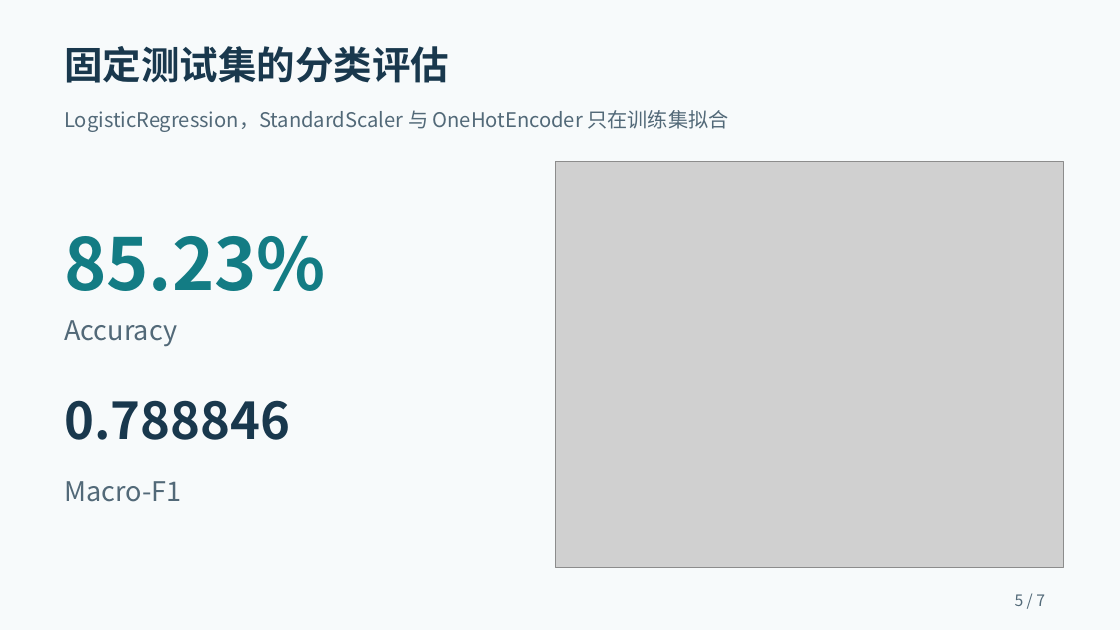
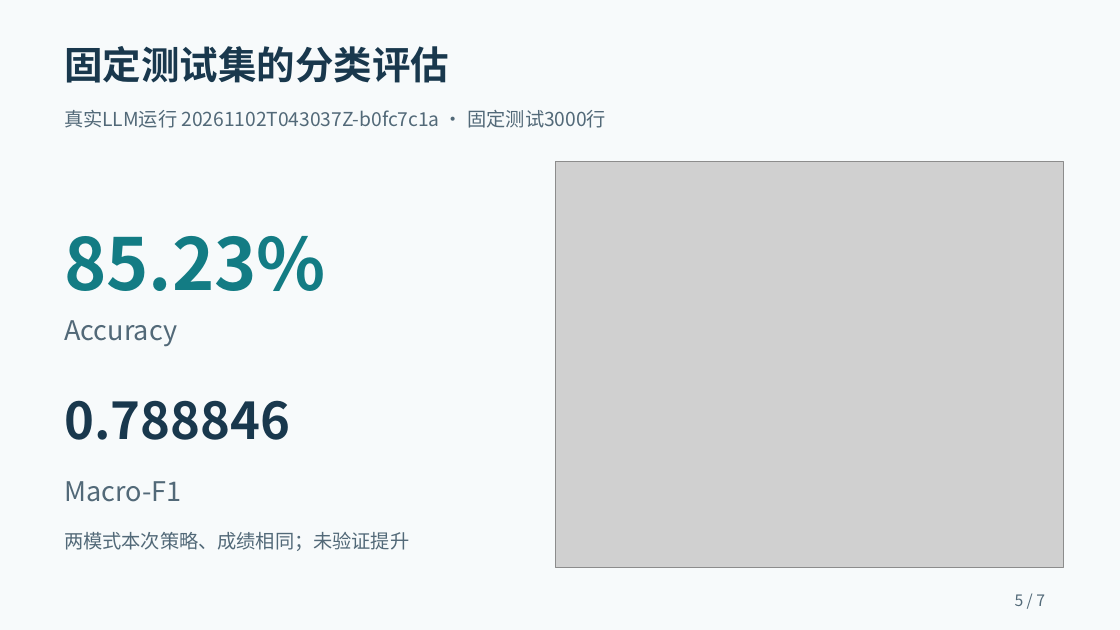
Before and after one commit to 2026-XJTU-UG-DM-Assignment-10/data_agent_course, a slide deck: slide 5 of docs/presentation.pptx. Drawn at 1120x630 pixels with LibreOffice and Linux fonts; fonts in the diff are those of the drawing; grey boxes stand for pictures. Boxes give left, top, right and bottom in pixels: in the first picture for what was removed or moved away, otherwise in the second. Text is boxed around its words. In the diff, an @@ line names an element or a change of style, - is before the commit and + after.

```diff
--- a/docs/presentation.pptx
+++ b/docs/presentation.pptx
@@ text at bbox=[64, 110, 607, 128]: text changed; size 17.2 to 16.5 pt @@
-LogisticRegression，StandardScaler 与 OneHotEncoder 只在训练集拟合
+真实LLM运行 20261102T043037Z-b0fc7c1a · 固定测试3000行
@@ text added at bbox=[64, 532, 409, 551], 16.5 pt, text #526978 @@
+两模式本次策略、成绩相同；未验证提升
```
Also in this commit, not shown: 5 other slides changed, 1 slide added, 1 slide removed, 20 other files.
